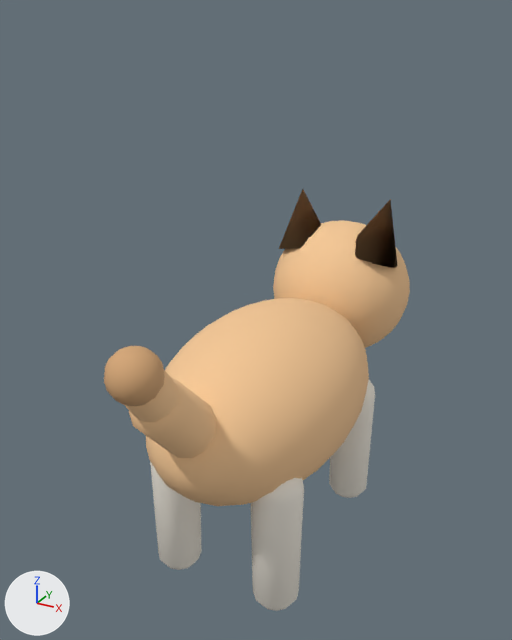
One commit to the glTF model web/templates/assets/default-cat.glb: the scene before it, then after it.
One viewpoint serves both versions: a 50 mm lens placed at (0.941, -1.831, 1.693), pointed at (-0.065, -0.002, 0.778). The axes (+X, +Y, +Z) are drawn at lower left. The lights are the same throughout. The picture after the commit comes second. Vertices at exactly the same position are counted once.

The older version as bpy lines, for what is in view:
```python
me_catmesh = bpy.data.meshes.new('CatMesh')
me_catmesh.from_pydata(...)  # 2014 vertices, 3944 faces; spans x -0.3..0.3, y -0.77..0.87, z -0.02..1.08
me_catmesh.materials.append(mat_catmaterial)
ob_cat = bpy.data.objects.new('Cat', me_catmesh)
ob_cat.location = (0.0, 0.0, 0.0)
```
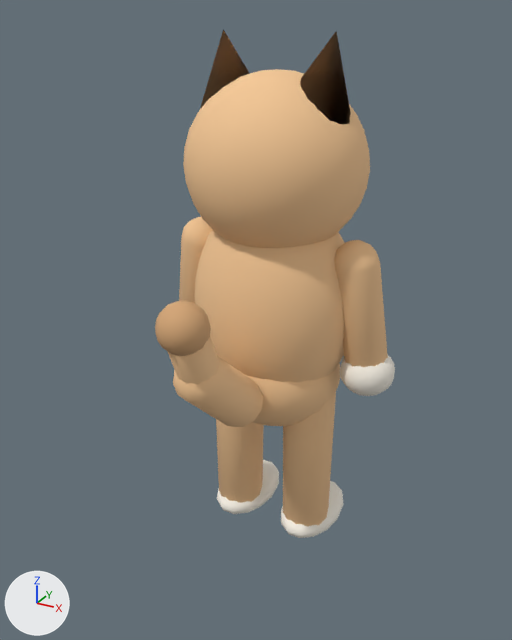
Pixel boxes (x1, y1, x2, y2) of what changed, in the pictures (512 x 640 px; the box of a moved part takes in the faces that stretch with it):
'Cat', reshaped (21% narrower, 21% taller)
    before: (104, 189, 410, 611)
    after: (155, 29, 395, 538)
part 1 of me_catmesh, moved or reshaped
    before: (279, 189, 321, 249)
    after: (200, 29, 250, 109)
part 2 of me_catmesh, moved or reshaped
    before: (355, 199, 397, 267)
    after: (300, 31, 351, 124)
part 3 of me_catmesh, moved or reshaped (not visible before)
    after: (179, 217, 212, 303)
part 4 of me_catmesh, moved or reshaped
    before: (329, 380, 375, 498)
    after: (334, 240, 388, 367)
part 5 of me_catmesh, added
    after: (339, 354, 395, 396)
part 6 of me_catmesh, added
    after: (217, 460, 279, 514)
part 7 of me_catmesh, added
    after: (281, 481, 344, 538)
part 8 of me_catmesh, moved or reshaped
    before: (125, 370, 179, 422)
    after: (173, 357, 263, 427)
part 9 of me_catmesh, moved or reshaped
    before: (129, 376, 217, 458)
    after: (167, 337, 220, 385)
part 10 of me_catmesh, moved or reshaped
    before: (104, 346, 165, 406)
    after: (155, 301, 211, 356)
part 11 of me_catmesh, added (brown)
    after: (195, 230, 345, 382)
part 12 of me_catmesh, added (beige)
    after: (183, 69, 370, 248)
part 13 of me_catmesh, added (brown)
    after: (246, 363, 340, 426)
part 14 of me_catmesh, added (brown)
    after: (216, 419, 264, 503)
part 15 of me_catmesh, added (brown)
    after: (283, 392, 336, 527)
part 16 of me_catmesh, deleted (beige)
    before: (273, 221, 410, 348)
part 17 of me_catmesh, deleted
    before: (251, 478, 304, 611)
part 18 of me_catmesh, deleted
    before: (150, 462, 202, 570)
part 19 of me_catmesh, deleted (beige)
    before: (146, 298, 369, 506)

The change in detail:
me_catmesh is used by ob_cat; location (0.0, 0.0, 0.0).
me_catmesh had 2014 vertices, 3944 faces and spanned x -0.3..0.3, y -0.77..0.87, z -0.02..1.08.
me_catmesh now has 3201 vertices, 6048 faces and spans x -0.4..0.4, y -0.57..0.33, z 0.01..1.64.
me_catmesh part 1: the loose piece of 18 vertices spanning x -0.23..-0.03, y 0.4..0.6, z 0.84..1.08 is multiplied about its middle by the matrix ((0.995, -0.013, -0.001), (0.013, 0.986, -0.135), (0.003, 0.135, 0.986)), then moved by (0.0, -0.53, 0.56).
me_catmesh part 2: the loose piece of 18 vertices spanning x 0.03..0.23, y 0.4..0.6, z 0.84..1.08 is multiplied about its middle by the matrix ((0.995, 0.013, 0.001), (-0.013, 0.986, -0.135), (-0.003, 0.135, 0.986)), then moved by (0.0, -0.53, 0.56).
me_catmesh part 3: the loose piece of 86 vertices spanning x -0.25..-0.09, y 0.22..0.38, z -0.02..0.5 is multiplied about its middle by the matrix ((-0.671, -0.645, 0.137), (0.645, -0.683, -0.055), (0.137, 0.055, 0.929)), then moved by (-0.11, -0.29, 0.61).
me_catmesh part 4: the loose piece of 86 vertices spanning x 0.09..0.25, y 0.22..0.38, z -0.02..0.5 is multiplied about its middle by the matrix ((-0.671, 0.645, -0.137), (-0.645, -0.683, -0.055), (-0.137, 0.055, 0.929)), then moved by (0.11, -0.29, 0.61).
me_catmesh part 5: a new loose piece, a UV sphere (12 segments, 10 rings, poles along z) spanning x 0.22..0.4, y -0.06..0.1, z 0.61..0.75, in mat_catmaterial.
me_catmesh part 6: a new loose piece, a UV sphere (14 segments, 10 rings, poles along z) spanning x -0.23..-0.03, y -0.1..0.22, z 0.01..0.13, in mat_catmaterial.
me_catmesh part 7: a new loose piece, a UV sphere (14 segments, 10 rings, poles along z) spanning x 0.03..0.23, y -0.1..0.22, z 0.01..0.13, in mat_catmaterial.
me_catmesh part 8: the loose piece of 100 vertices spanning x -0.06..0.06, y -0.76..-0.54, z 0.72..0.98 is turned 12.8 degrees about the x axis through its middle and scaled by 1.33, then moved by (0.0, 0.32, -0.15).
me_catmesh part 9: the loose piece of 100 vertices spanning x -0.09..0.09, y -0.68..-0.37, z 0.54..0.86 is multiplied about its middle by the matrix ((0.729, 0.0, 0.0), (0.0, 0.719, 0.207), (0.0, -0.308, 0.762)), then moved by (0.0, 0.07, 0.17).
me_catmesh part 10: the loose piece of 142 vertices spanning x -0.07..0.07, y -0.77..-0.63, z 0.85..0.99 is moved by (0.0, 0.2, 0.04).
me_catmesh part 11: a new loose piece of 425 vertices spanning x -0.26..0.26, y -0.22..0.22, z 0.52..1.2, in mat_catmaterial.
me_catmesh part 12: a new loose piece of 425 vertices spanning x -0.27..0.27, y -0.26..0.26, z 1.02..1.54, in mat_catmaterial.
me_catmesh part 13: a new loose piece of 315 vertices spanning x -0.22..0.22, y -0.2..0.2, z 0.44..0.8, in mat_catmaterial.
me_catmesh part 14: a new loose piece of 105 vertices spanning x -0.22..-0.05, y -0.09..0.09, z 0.01..0.67, in mat_catmaterial.
me_catmesh part 15: a new loose piece of 105 vertices spanning x 0.05..0.22, y -0.09..0.09, z 0.01..0.67, in mat_catmaterial.
me_catmesh part 16: the loose piece of 388 vertices spanning x -0.26..0.26, y 0.3..0.8, z 0.47..0.97 is deleted.
me_catmesh part 17: the loose piece of 86 vertices spanning x 0.1..0.26, y -0.4..-0.24, z -0.02..0.5 is deleted.
me_catmesh part 18: the loose piece of 86 vertices spanning x -0.26..-0.1, y -0.4..-0.24, z -0.02..0.5 is deleted.
me_catmesh part 19: 388 vertices removed from x -0.3..0.3, y -0.56..0.44, z 0.29..0.83.
Other edits to the shape of me_catmesh do not show in these pictures.
